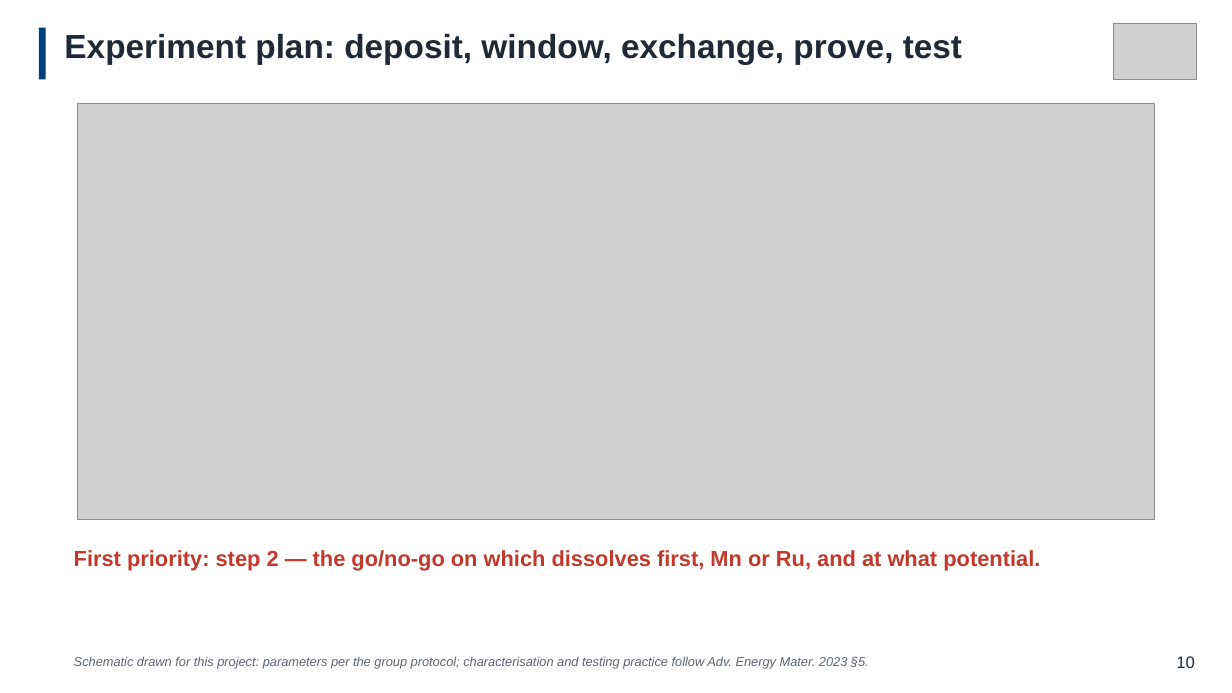
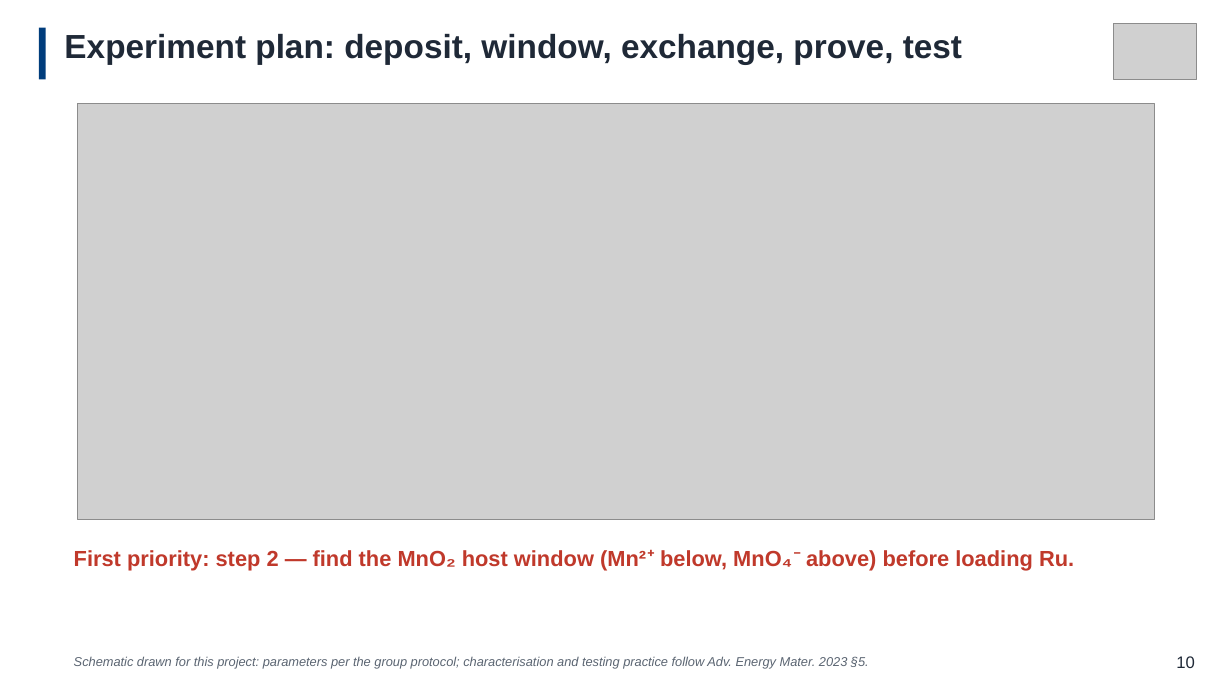
Before and after one commit to Oliver102259/test, a slide deck: slide 11 of FYP/组会/2026.9.24/9.24-v3.pptx. Drawn at 1232x693 pixels with LibreOffice and Linux fonts; fonts in the diff are those of the drawing; grey boxes stand for pictures. Boxes give left, top, right and bottom in pixels: in the first picture for what was removed or moved away, otherwise in the second. Text is boxed around its words. In the diff, an @@ line names an element or a change of style, - is before the commit and + after.

Commit message:
publish 9.24-v3.pptx

```diff
--- a/FYP/组会/2026.9.24/9.24-v3.pptx
+++ b/FYP/组会/2026.9.24/9.24-v3.pptx
@@ text at bbox=[74, 550, 1074, 571]: text changed @@
-First priority: step 2 — the go/no-go on which dissolves first, Mn or Ru, and at what potential.
+First priority: step 2 — find the MnO₂ host window (Mn²⁺ below, MnO₄⁻ above) before loading Ru.
```
